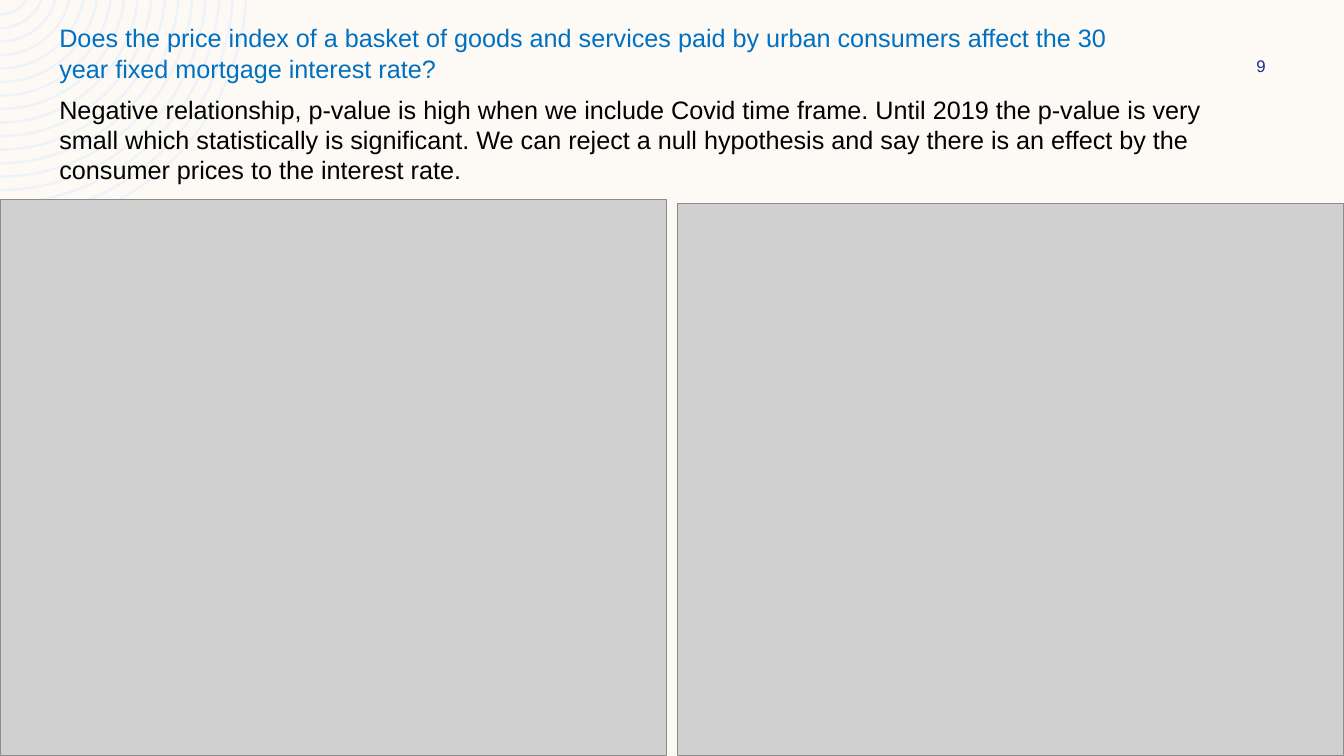
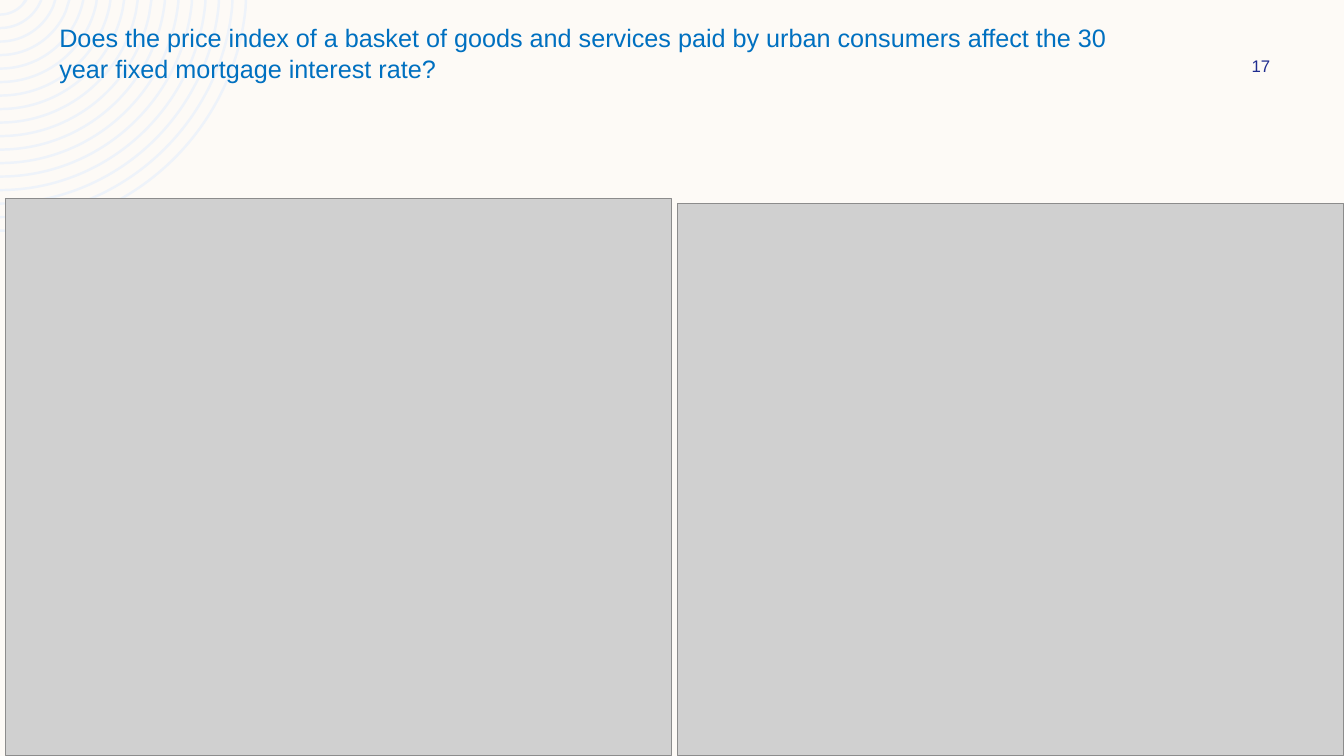
Before and after one commit to gusibis/main, a slide deck: slide 17 of Project_1_Deck.pptx (slide 9 before the commit). Drawn at 1344x756 pixels with LibreOffice and Linux fonts; fonts in the diff are those of the drawing; grey boxes stand for pictures. Boxes give left, top, right and bottom in pixels: in the first picture for what was removed or moved away, otherwise in the second. Text is boxed around its words. In the diff, an @@ line names an element or a change of style, - is before the commit and + after.

```diff
--- a/Project_1_Deck.pptx
+++ b/Project_1_Deck.pptx
@@ page number at box(1252, 60, 1271, 72): text changed @@
-9
+17
@@ text removed at box(59, 100, 1201, 185) @@
-Negative relationship, p-value is high when we include Covid time frame. Until 2019 the p-value is very small which statistically is significant. We can reject a null hypothesis and say there is an effect by the consumer prices to the interest rate.
@@ picture: place and size @@
-picture at box(0, 200, 666, 756)
+picture at box(5, 199, 671, 755)
```
Also in this commit, not shown: 5 other slides changed, 11 slides added, 3 slides removed, 33 other files.
